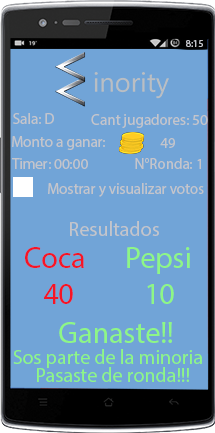
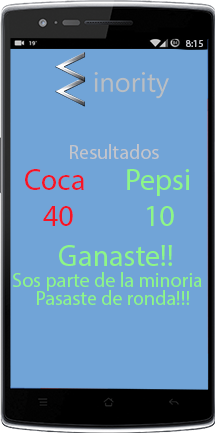
Before/after of a 215x433 layered artwork. What changed in the layer stack:
painted on "Pepsi 10" over box(127, 169, 190, 304)
painted on "Pasaste de ronda!!!" over box(37, 290, 189, 382)
painted on "Sos parte de la minoria" over box(13, 272, 202, 368)
painted on "Ganaste!!" over box(59, 245, 172, 343)
painted on "Coca 40" over box(25, 169, 84, 304)
removed layer "Checkbox" over box(13, 177, 33, 197)
removed layer "49" over box(160, 138, 175, 148)
removed layer "Monedas" over box(119, 132, 144, 154)
removed layer "Cant Jugadores" over box(91, 114, 208, 128)
painted on "Resultados" over box(70, 144, 159, 236)
removed layer "Mostrar y visualizar votos" over box(48, 183, 204, 197)
removed layer "N° Ronda" over box(135, 158, 201, 169)
removed layer "Timer" over box(12, 158, 88, 169)
removed layer "Monto a ganar" over box(12, 136, 105, 150)
removed layer "Sala: D" over box(13, 113, 54, 124)
